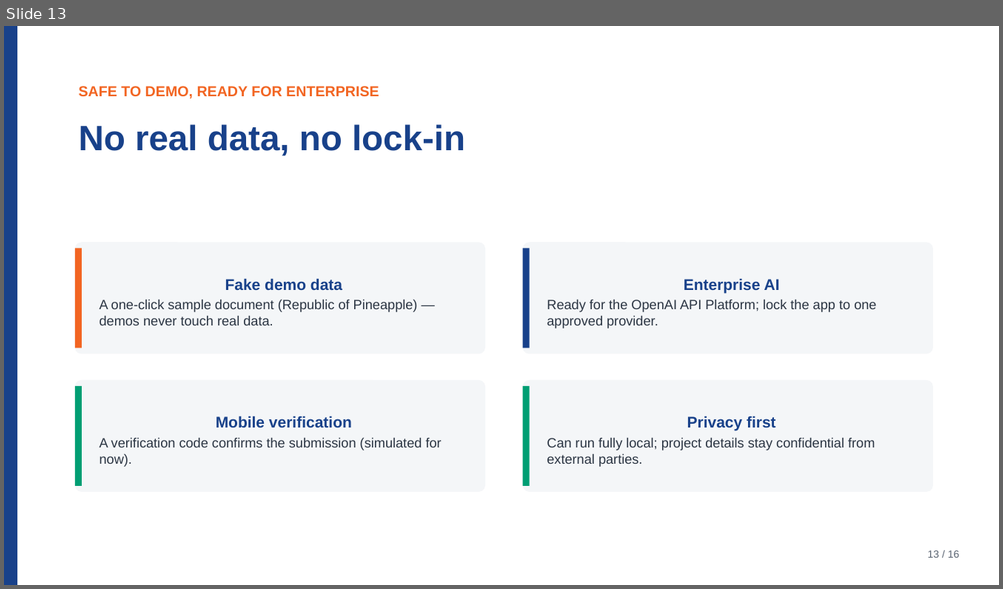
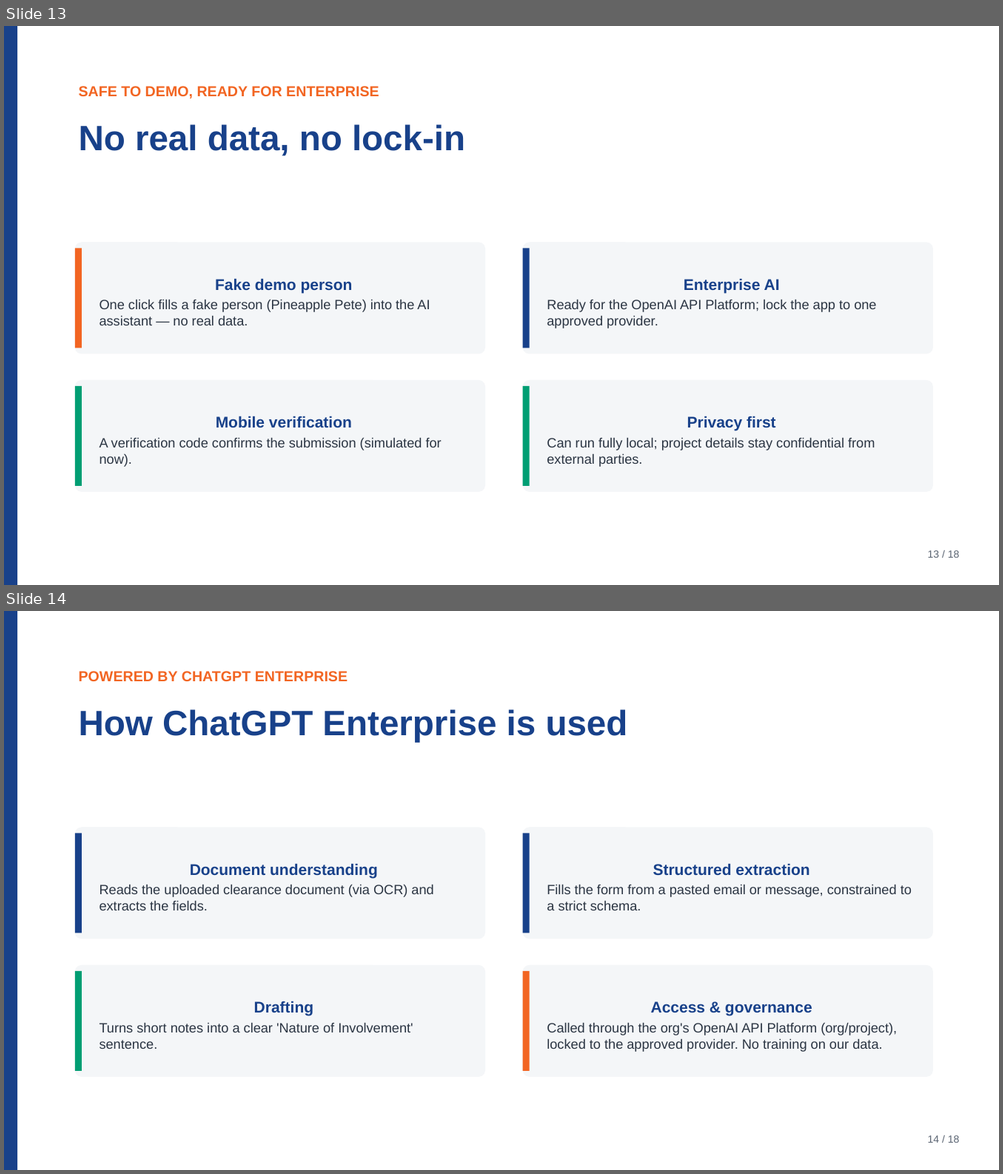
Before and after one commit to notmaineyy/ayyeye, a slide deck: pitch/acres_pitch_deck.pptx. Shown one above the other, each under a label of ours: slide 13 before the commit, slides 13 and 14 after it. The pictures are 1003x589 and 1003x1174 pixels, drawn with LibreOffice and Linux fonts; fonts in the diff are those of the drawing. Boxes give left, top, right and bottom in pixels: in the first picture for what was removed or moved away, otherwise in the second. Text is boxed around its words. In the diff, an @@ line names an element or a change of style, - is before the commit and + after.

Commit message:
Demo: generate sample person into AI assistant; MSD upload scoped to MSD-only; robust labelled+multi-pass extraction; deck rebrand to ACRESelerate with ChatGPT Enterprise, prototype notice and Singpass roadmap

```diff
--- a/pitch/acres_pitch_deck.pptx
+++ b/pitch/acres_pitch_deck.pptx
@@ slide 14 added at bbox=[4, 611, 999, 1170], background #FFFFFF @@
@@ rectangle added at bbox=[4, 611, 17, 1170], fill #18418A @@
@@ text added at bbox=[79, 671, 347, 682], 14 pt, text #F26522, bold @@
+POWERED BY CHATGPT ENTERPRISE
@@ text added at bbox=[79, 709, 628, 742], 34 pt, text #18418A, bold @@
+How ChatGPT Enterprise is used
@@ rounded rectangle added at bbox=[75, 827, 485, 940], fill #F4F6F8, 13 pt, text #2A3442 @@
+Document understanding
+Reads the uploaded clearance document (via OCR) and extracts the fields.
@@ rounded rectangle added at bbox=[523, 827, 933, 940], fill #F4F6F8, 13 pt, text #2A3442 @@
+Structured extraction
+Fills the form from a pasted email or message, constrained to a strict schema.
@@ rectangle added at bbox=[75, 833, 82, 934], fill #18418A @@
@@ rectangle added at bbox=[523, 833, 529, 934], fill #18418A @@
@@ rounded rectangle added at bbox=[75, 965, 485, 1077], fill #F4F6F8, 13 pt, text #2A3442 @@
+Drafting
+Turns short notes into a clear 'Nature of Involvement' sentence.
@@ rounded rectangle added at bbox=[523, 965, 933, 1077], fill #F4F6F8, 13 pt, text #2A3442 @@
+Access & governance
+Called through the org's OpenAI API Platform (org/project), locked to the approved provider. No training on our data.
@@ rectangle added at bbox=[75, 971, 82, 1071], fill #009E73 @@
@@ rectangle added at bbox=[523, 971, 529, 1071], fill #F26522 @@
@@ text added at bbox=[928, 1136, 959, 1143], 10 pt, text #5A6472 @@
+14 / 18
@@ slide 13 changed as well @@
@@ text in rounded rectangle at bbox=[99, 278, 430, 326]: text changed @@
-Fake demo data
-A one-click sample document (Republic of Pineapple) — demos never touch real data.
+Fake demo person
+One click fills a fake person (Pineapple Pete) into the AI assistant — no real data.
```
Also in this commit, not shown: 15 other slides changed, 1 other slide added, 8 other files.
